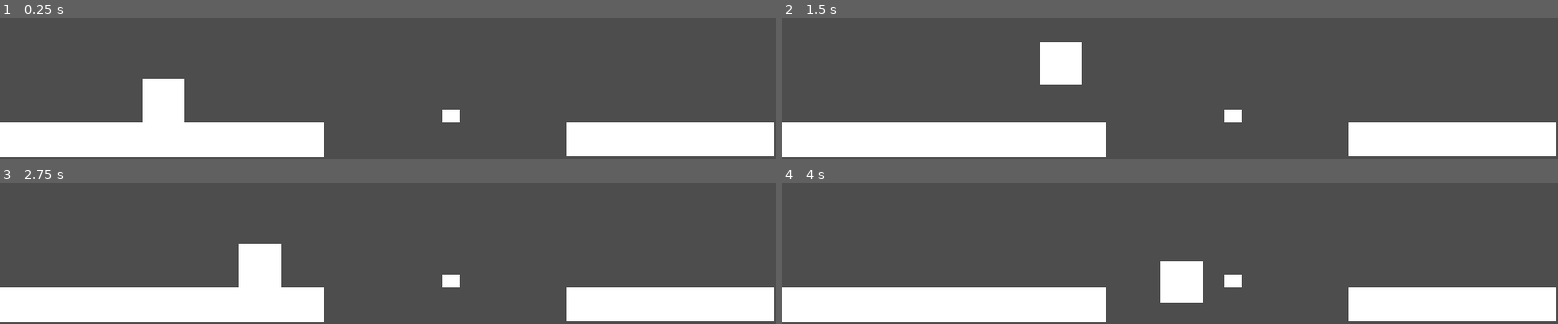
Above: before the commit, frames 1-4 (two rows, left to right).
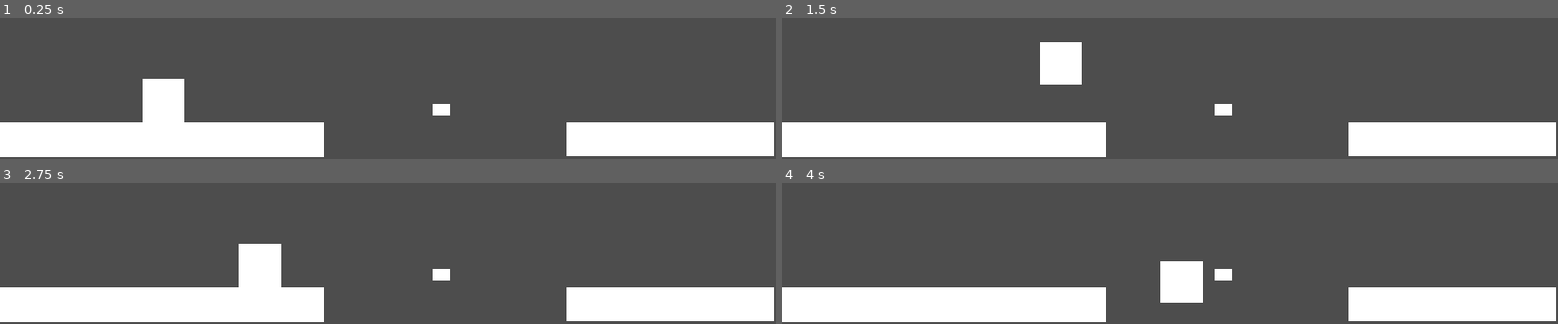
Above: after the commit, the same moments.

Repository: mana-brush/jump
Game: Godot game, scene res://main.tscn
Two runs of this game, one before a commit and one after it. Both use one fixed random seed, a clock stepped at 60 frames per second and the inputs below.
Inputs:
- Up to frame 1 (0.25 s): no input
- Up to frame 2 (1.5 s): tap Enter at 0.5 s; hold D (move_right) from 0.53 s (still down); tap E (latch) at 0.6, 1.35 s; tap Space (ui_select) at 0.77 s
- Up to frame 3 (2.75 s): tap Space (ui_select) at 1.52 s; release D (move_right) at 2.03 s; hold A (move_left) from 2.03 s (still down); tap E (latch) at 2.1 s
- Up to frame 4 (4 s): release A (move_left) at 2.78 s; hold D (move_right) from 2.78 s (still down); tap E (latch) at 2.85, 3.6 s; tap Space (ui_select) at 3.02, 3.77 s

The runs differ from the first frame. In frame 1, 0.3% of the frame differs, in the area x 55-60%, y 60-74%; in frame 2, 0.3%; in frame 3, 0.3%; in frame 4, 0.3%.

Commit message:
basic level 2 + recording of level 1

Diff:
--- /dev/null
+++ b/level_2.tscn
@@ -0,0 +1,64 @@
+[gd_scene format=3 uid="uid://b62ykxjtc2q32"]
+
+[ext_resource type="PackedScene" uid="uid://h3cctr7360oe" path="res://character.tscn" id="1_nmjpi"]
+[ext_resource type="PackedScene" uid="uid://b6dib8pagbtbc" path="res://latch_point.tscn" id="2_xdadj"]
+
+[sub_resource type="RectangleShape2D" id="RectangleShape2D_1y8me"]
+size = Vector2(126, 58)
+
+[sub_resource type="QuadMesh" id="QuadMesh_n7ypv"]
+
+[sub_resource type="RectangleShape2D" id="RectangleShape2D_0s5r2"]
+size = Vector2(161, 58)
+
+[sub_resource type="QuadMesh" id="QuadMesh_7j8ne"]
+
+[node name="Node2D" type="Node2D" unique_id=214919880]
+
+[node name="LeftPlatform" type="StaticBody2D" parent="." unique_id=1744224528]
+position = Vector2(268, 687)
+
+[node name="CollisionShape2D" type="CollisionShape2D" parent="LeftPlatform" unique_id=1229638570]
+position = Vector2(-168, 0)
+shape = SubResource("RectangleShape2D_1y8me")
+
+[node name="MeshInstance2D" type="MeshInstance2D" parent="LeftPlatform" unique_id=2103957879]
+position = Vector2(-169.75, 0)
+scale = Vector2(195.5, 59.000004)
+mesh = SubResource("QuadMesh_n7ypv")
+
+[node name="MiddlePlatform" type="StaticBody2D" parent="." unique_id=37648658]
+position = Vector2(953, 687)
+
+[node name="CollisionShape2D" type="CollisionShape2D" parent="MiddlePlatform" unique_id=202028858]
+position = Vector2(-203, 0)
+shape = SubResource("RectangleShape2D_1y8me")
+
+[node name="MeshInstance2D" type="MeshInstance2D" parent="MiddlePlatform" unique_id=1273045552]
+position = Vector2(-204.24998, 0)
+scale = Vector2(126.50002, 59.000004)
+mesh = SubResource("QuadMesh_n7ypv")
+
+[node name="LeftPlatform2" type="StaticBody2D" parent="." unique_id=78425180]
+position = Vector2(1020, 694)
+
+[node name="CollisionShape2D" type="CollisionShape2D" parent="LeftPlatform2" unique_id=2019239566]
+position = Vector2(185.5, 0)
+shape = SubResource("RectangleShape2D_0s5r2")
+
+[node name="MeshInstance2D" type="MeshInstance2D" parent="LeftPlatform2" unique_id=51485525]
+position = Vector2(186.24998, 0)
+scale = Vector2(162.50002, 59.000004)
+mesh = SubResource("QuadMesh_7j8ne")
+
+[node name="Character" parent="." unique_id=2006792599 instance=ExtResource("1_nmjpi")]
+position = Vector2(94, 621)
+
+[node name="LatchPoint" parent="." unique_id=2051732560 instance=ExtResource("2_xdadj")]
+position = Vector2(381, 694)
+
+[node name="LatchPoint2" parent="." unique_id=1756505225 instance=ExtResource("2_xdadj")]
+position = Vector2(548, 694)
+
+[node name="LatchPoint3" parent="." unique_id=228638345 instance=ExtResource("2_xdadj")]
+position = Vector2(979, 694)
--- a/main.tscn
+++ b/main.tscn
@@ -26,6 +26,9 @@
 [node name="Character" parent="." unique_id=2006792599 instance=ExtResource("1_0xm2m")]
 position = Vector2(269, 622)
 
+[node name="LatchPoint" parent="." unique_id=2051732560 instance=ExtResource("2_0xm2m")]
+position = Vector2(729, 648)
+
 [node name="RightPlatform" type="StaticBody2D" parent="." unique_id=1110180670]
 position = Vector2(1107, 687)
 metadata/_edit_group_ = true
@@ -36,6 +39,3 @@
 [node name="MeshInstance2D" type="MeshInstance2D" parent="RightPlatform" unique_id=540491617]
 scale = Vector2(343, 58.000027)
 mesh = SubResource("QuadMesh_lquwl")
-
-[node name="LatchPoint" parent="." unique_id=2051732560 instance=ExtResource("2_0xm2m")]
-position = Vector2(743, 658)
--- a/project.godot
+++ b/project.godot
@@ -20,6 +20,10 @@
 window/size/viewport_width=1280
 window/size/viewport_height=720
 window/stretch/mode="canvas_items"
+
+[editor]
+
+movie_writer/movie_file="/home/shiro/Development/godot/jump/resources/recording.avi"
 
 [input]
 
Not shown, changed: .gitignore
Not shown, added: resources/recording.avi
